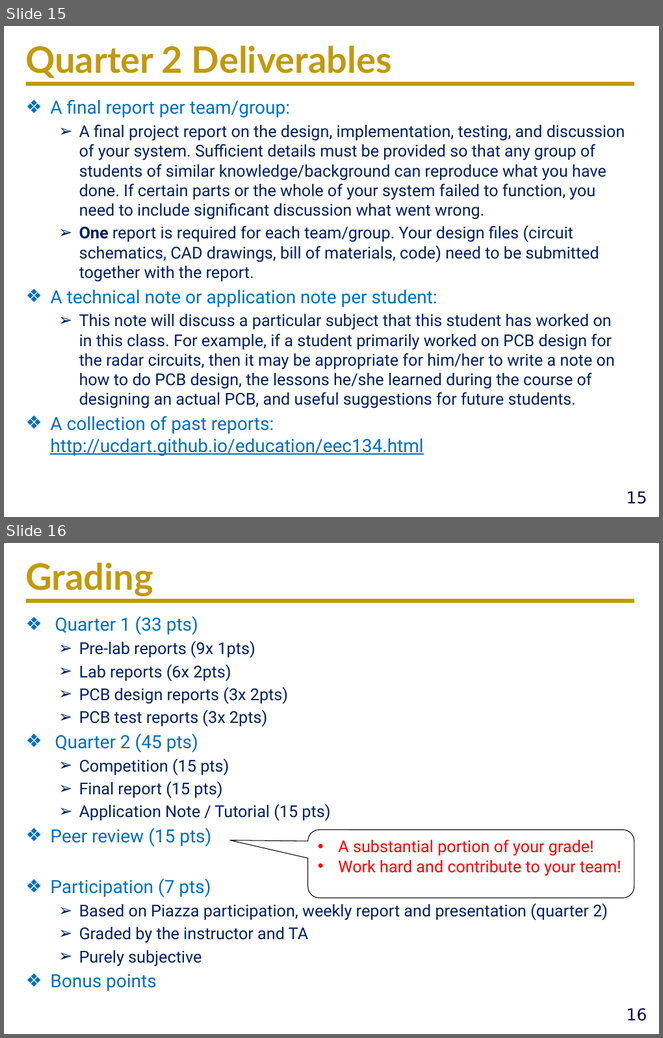
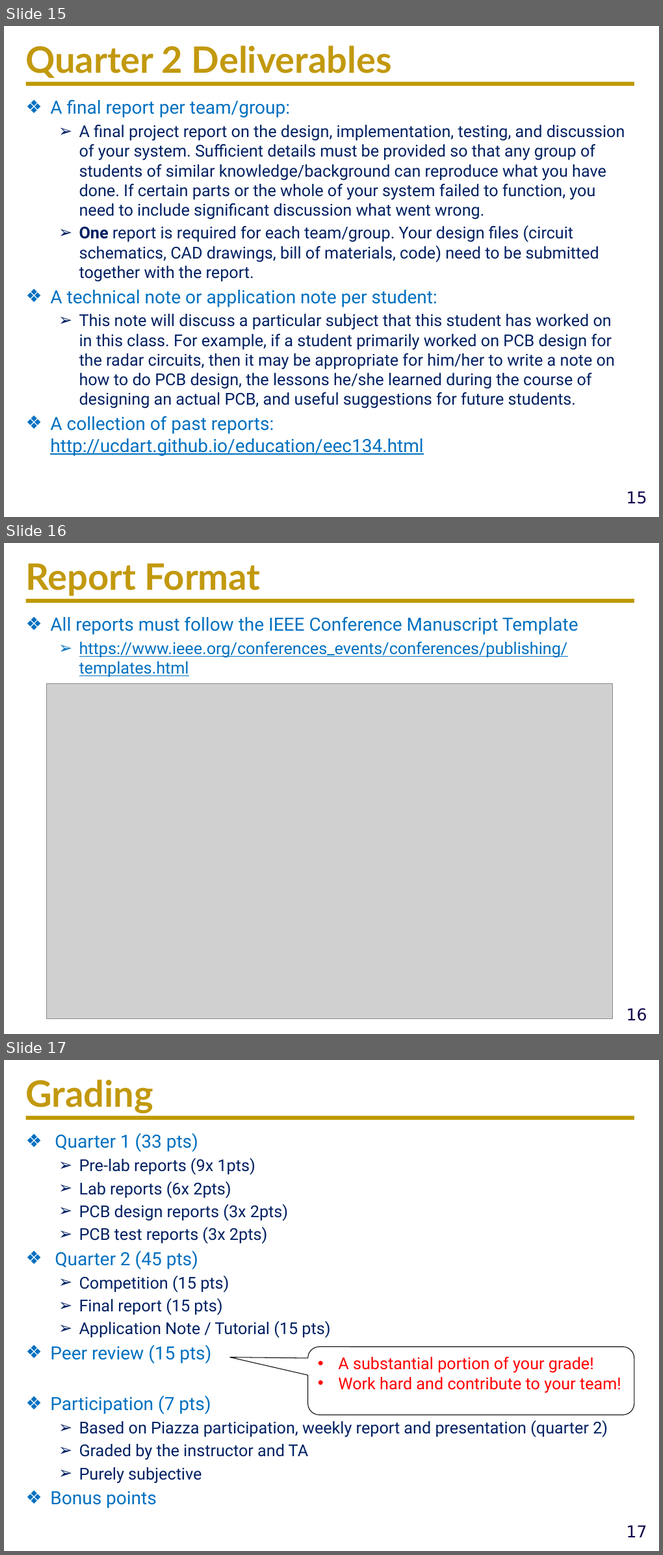
Before and after one commit to ucdart/UCD-EEC134, a slide deck: lectures/lec0/Lec0-CourseMechanisms.pptx. Shown one above the other, each under a label of ours: slides 15 and 16 before the commit, slides 15, 16 and 17 after it. The pictures are 663x1038 and 663x1555 pixels, drawn with LibreOffice and Linux fonts; fonts in the diff are those of the drawing; grey boxes stand for pictures; background and template pictures are left out. Boxes give left, top, right and bottom in pixels: in the first picture for what was removed or moved away, otherwise in the second. Text is boxed around its words. In the diff, an @@ line names an element or a change of style, - is before the commit and + after.

```diff
--- a/lectures/lec0/Lec0-CourseMechanisms.pptx
+++ b/lectures/lec0/Lec0-CourseMechanisms.pptx
@@ slide 16 added at <box>4,543,659,1034</box>, background #FFFFFF; not listed: 2 template elements that a slide beside it also shows @@
@@ title added at <box>26,563,261,596</box>, 40 pt, text #C2990E, bold @@
+Report Format
@@ text added at <box>50,616,579,677</box>, 18 pt, text #0070C0, underline @@
+❖ All reports must follow the IEEE Conference Manuscript Template
+  ➢ https://www.ieee.org/conferences_events/conferences/publishing/templates.html
@@ picture added at <box>47,684,612,1019</box> @@
@@ what was slide 16 is now slide 17 @@
@@ page number at <box>627,1525,648,1538</box>: text changed @@
-16
+17
```
Also in this commit, not shown: 1 slide changed, 6 other files.
